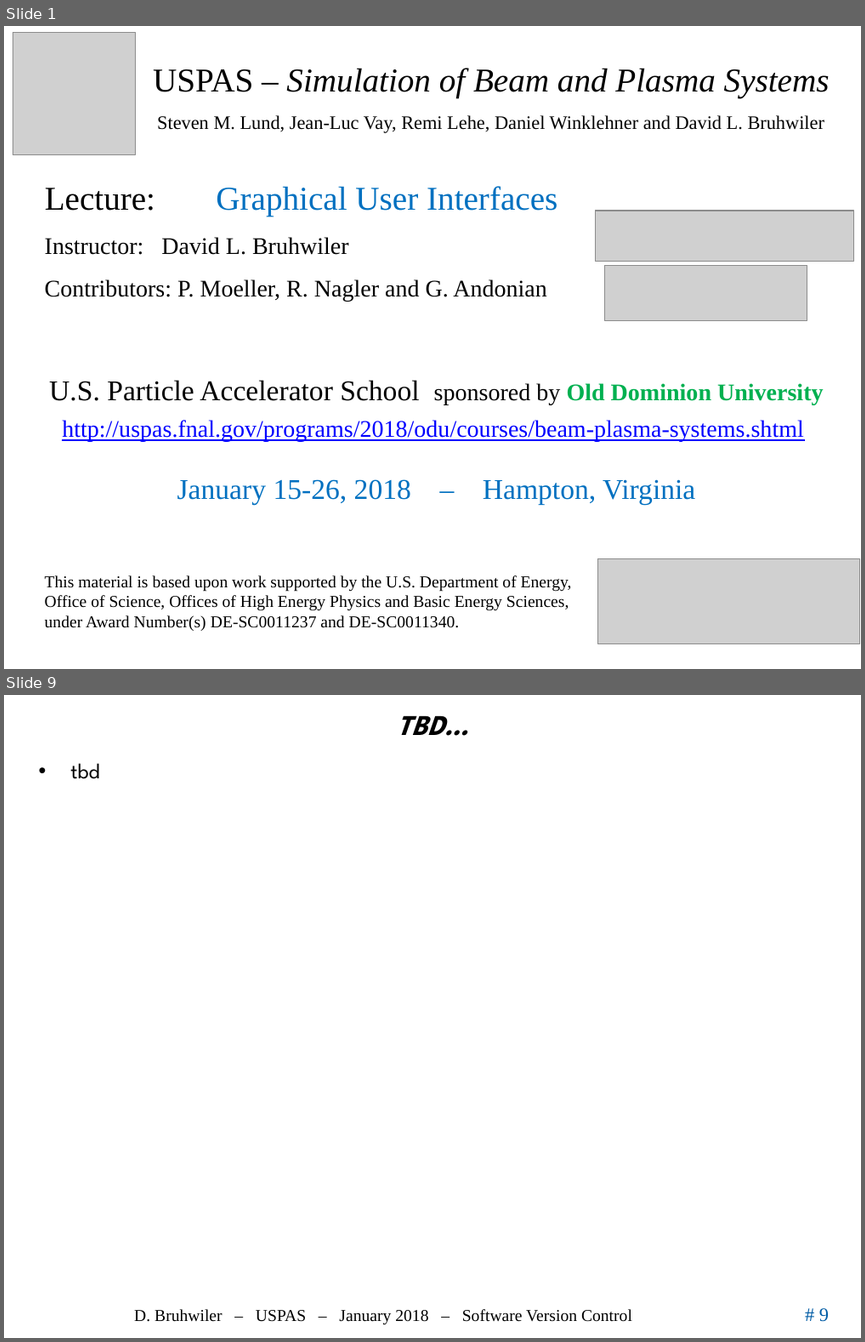
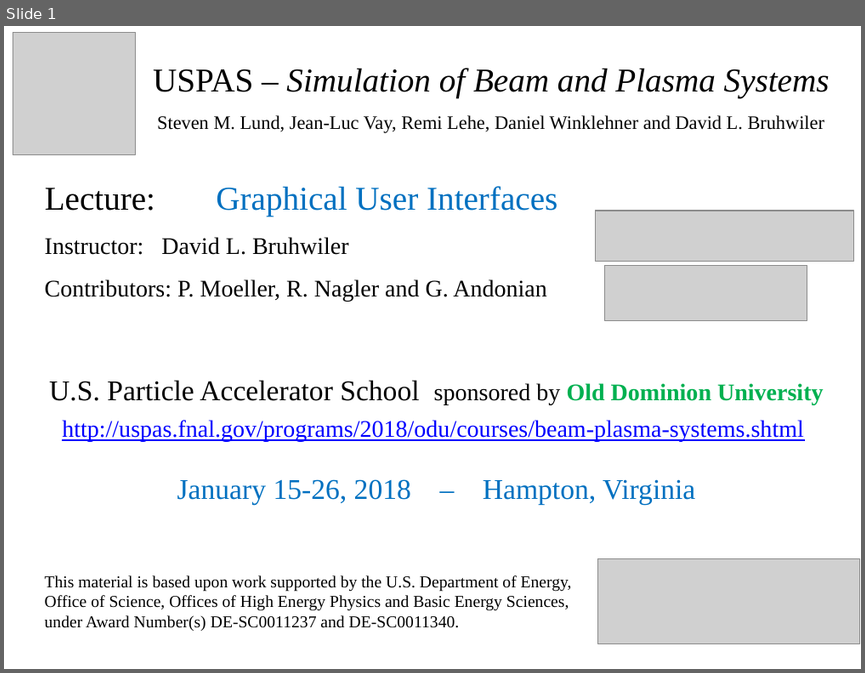
Before and after one commit to uspas/simbeamplasma18, a slide deck: gui/03_GUI.pptx. Shown one above the other, each under a label of ours: slides 1 and 9 before the commit, slide 1 after it; the slides between them are not shown. The pictures are 865x1342 and 865x673 pixels, drawn with LibreOffice and Linux fonts; fonts in the diff are those of the drawing; grey boxes stand for pictures; background and template pictures are left out. Boxes give left, top, right and bottom in pixels: in the first picture for what was removed or moved away, otherwise in the second. Text is boxed around its words. In the diff, an @@ line names an element or a change of style, - is before the commit and + after.

```diff
--- a/gui/03_GUI.pptx
+++ b/gui/03_GUI.pptx
@@ slide 9 removed at <box>4,695,861,1338</box>, background #FFFFFF @@
@@ title removed at <box>397,715,467,736</box> @@
-TBD…
@@ text removed at <box>70,763,99,779</box> @@
-• tbd
@@ rectangle removed at <box>75,1291,260,1329</box> @@
@@ text removed at <box>134,1309,632,1325</box> @@
-D. Bruhwiler – USPAS – January 2018 – Software Version Control
@@ page number removed at <box>819,1308,828,1321</box> @@
-# 9
```
Also in this commit, not shown: 8 slides changed, 2 slides added.
